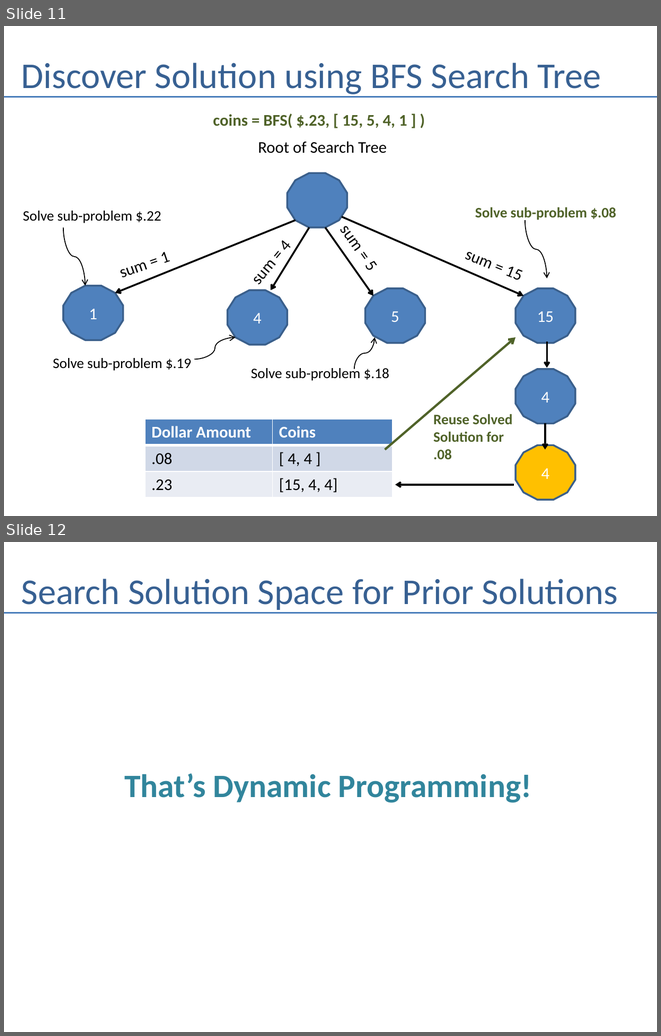
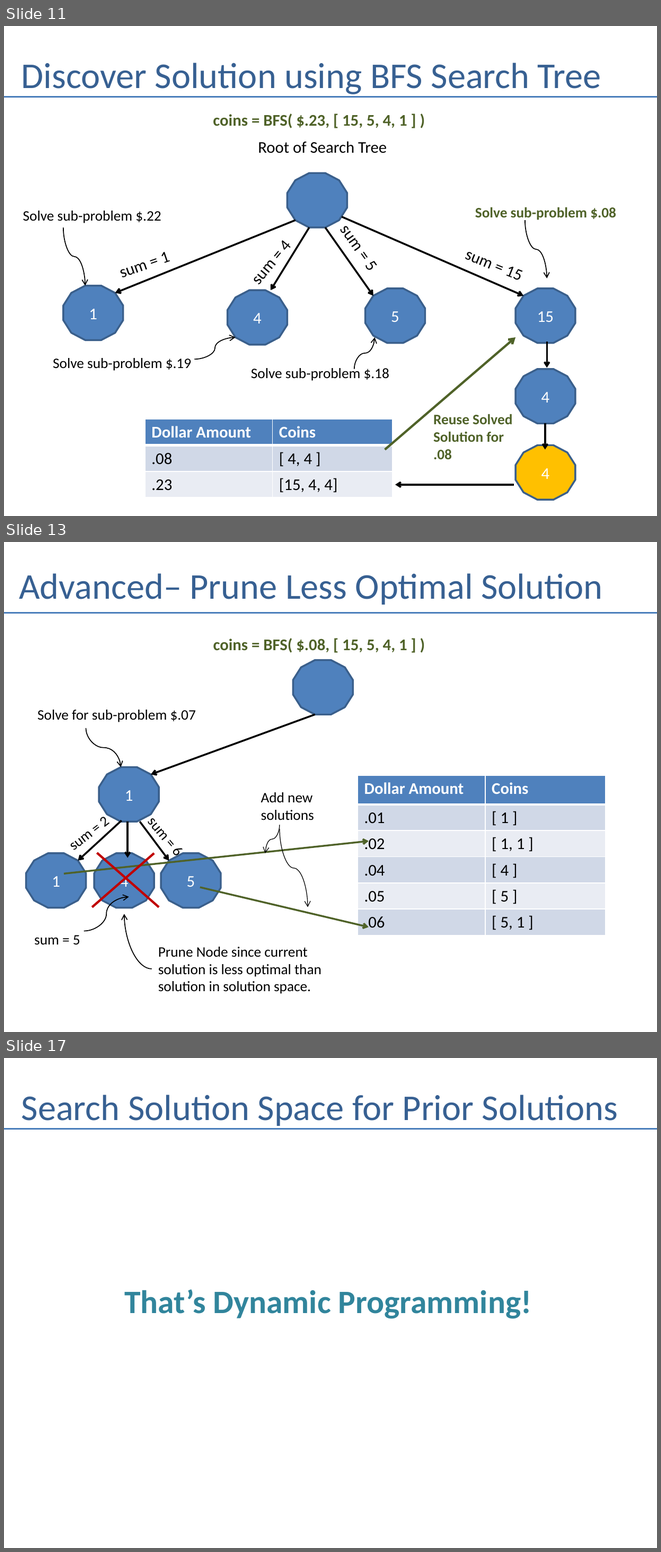
Before and after one commit to andrewferlitsch/Portland-Data-Science-Group, a slide deck: Presentations/AI Dynamic Programming.pptx. Shown one above the other, each under a label of ours: slides 11 and 12 before the commit, slides 11, 13 and 17 after it; the slides between them are not shown. The pictures are 661x1036 and 661x1552 pixels, drawn with LibreOffice and Linux fonts; fonts in the diff are those of the drawing. Boxes give left, top, right and bottom in pixels: in the first picture for what was removed or moved away, otherwise in the second. Text is boxed around its words. In the diff, an @@ line names an element or a change of style, - is before the commit and + after.

```diff
--- a/Presentations/AI Dynamic Programming.pptx
+++ b/Presentations/AI Dynamic Programming.pptx
@@ slide 13 added at box(4, 542, 657, 1032), background #FFFFFF @@
@@ title added at box(19, 573, 602, 605), 40 pt, text #376092 @@
+Advanced– Prune Less Optimal Solution
@@ line added from (4, 612) to (657, 612), #4B7EBC 1.5 pt @@
@@ text added at box(213, 638, 407, 653), 18 pt, text #4F6228, bold @@
+coins = BFS( $.08, [ 15, 5, 4, 1 ] )
@@ dodecagon added at box(293, 660, 353, 714), fill #4F81BD, outline #3A5F8C 2 pt @@
@@ text added at box(37, 709, 196, 722), 16 pt, text #000000 @@
+Solve for sub-problem $.07
@@ arrow added from (315, 714) to (151, 775), #000000 2 pt @@
@@ curved arrow added from (86, 728) to (121, 767), #000000 1 pt @@
@@ dodecagon added at box(99, 767, 159, 821), fill #4F81BD, outline #3A5F8C 2 pt, 18 pt, text #FFFFFF @@
+1
@@ table added at box(358, 775, 606, 935), 6 rows, 2 columns @@
+Dollar Amount | Coins
+.01 | [ 1 ]
+.02 | [ 1, 1 ]
+.04 | [ 4 ]
+.05 | [ 5 ]
+.06 | [ 5, 1 ]
@@ text added at box(261, 792, 314, 820), 16 pt, text #000000 @@
+Add new
+solutions
@@ arrow added from (122, 820) to (78, 861), #000000 2 pt @@
@@ text added at box(104, 815, 110, 831), 16 pt, text #000000 @@
+sum = 2
@@ arrow added from (127, 821) to (127, 857), #000000 2 pt @@
@@ arrow added from (140, 821) to (169, 861), #000000 2 pt @@
@@ curved arrow added from (280, 824) to (265, 853), #000000 0.75 pt @@
@@ arrow added from (64, 874) to (368, 841), #4F6228 2 pt @@
@@ curved arrow added from (280, 829) to (308, 907), #000000 0.75 pt @@
@@ dodecagon added at box(26, 853, 86, 907), fill #4F81BD, outline #3A5F8C 2 pt, 18 pt, text #FFFFFF @@
+1
@@ line added from (92, 907) to (154, 853), #C00000 2.5 pt @@
@@ dodecagon added at box(94, 853, 154, 907), fill #4F81BD, outline #3A5F8C 2 pt, 18 pt, text #FFFFFF @@
+4
@@ line added from (159, 907) to (97, 853), #C00000 2.5 pt @@
@@ dodecagon added at box(161, 853, 221, 907), fill #4F81BD, outline #3A5F8C 2 pt, 18 pt, text #FFFFFF @@
+5
@@ text added at box(168, 852, 185, 857), 16 pt, text #000000 @@
+sum = 6
@@ arrow added from (200, 886) to (368, 927), #4F6228 2 pt @@
@@ curved arrow added from (84, 930) to (129, 897), #000000 1 pt @@
@@ curved arrow added from (151, 968) to (124, 914), #000000 1 pt @@
@@ text added at box(34, 935, 80, 945), 16 pt, text #000000 @@
+sum = 5
@@ text added at box(158, 946, 321, 994), 16 pt, text #000000 @@
+Prune Node since current
+solution is less optimal than
+solution in solution space.
@@ what was slide 12 is now slide 17 @@
```
Also in this commit, not shown: 4 other slides added.
